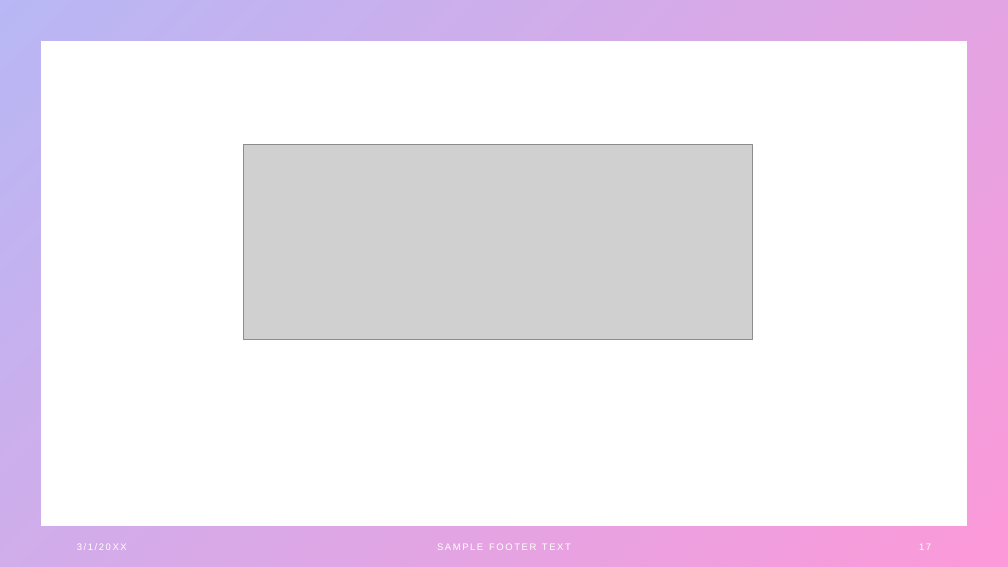
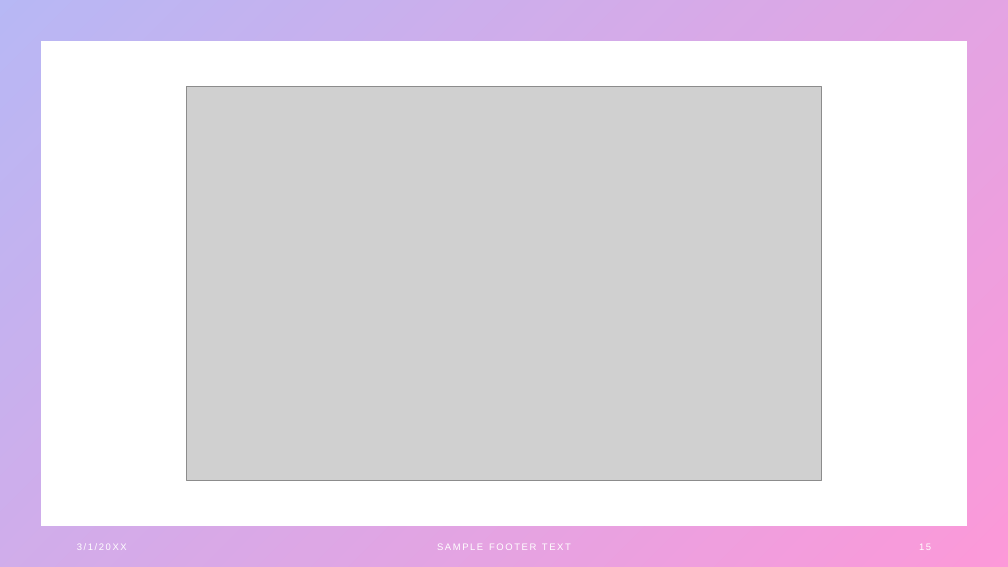
Before and after one commit to futureappdevelopers22/03-12-22-workshop1, a slide deck: slide 15 of PPTS/Modern JavaScript Tutorial-14-12-2022.pptx (slide 17 before the commit). Drawn at 1008x567 pixels with LibreOffice and Linux fonts; fonts in the diff are those of the drawing; grey boxes stand for pictures. Boxes give left, top, right and bottom in pixels: in the first picture for what was removed or moved away, otherwise in the second. Text is boxed around its words. In the diff, an @@ line names an element or a change of style, - is before the commit and + after.

```diff
--- a/PPTS/Modern JavaScript Tutorial-14-12-2022.pptx
+++ b/PPTS/Modern JavaScript Tutorial-14-12-2022.pptx
@@ picture added at <box>187,87,822,481</box> @@
@@ picture removed at <box>243,144,752,339</box> @@
@@ page number at <box>919,543,931,550</box>: text changed @@
-17
+15
```
Also in this commit, not shown: 25 other slides changed, 1 slide added, 9 slides removed.
